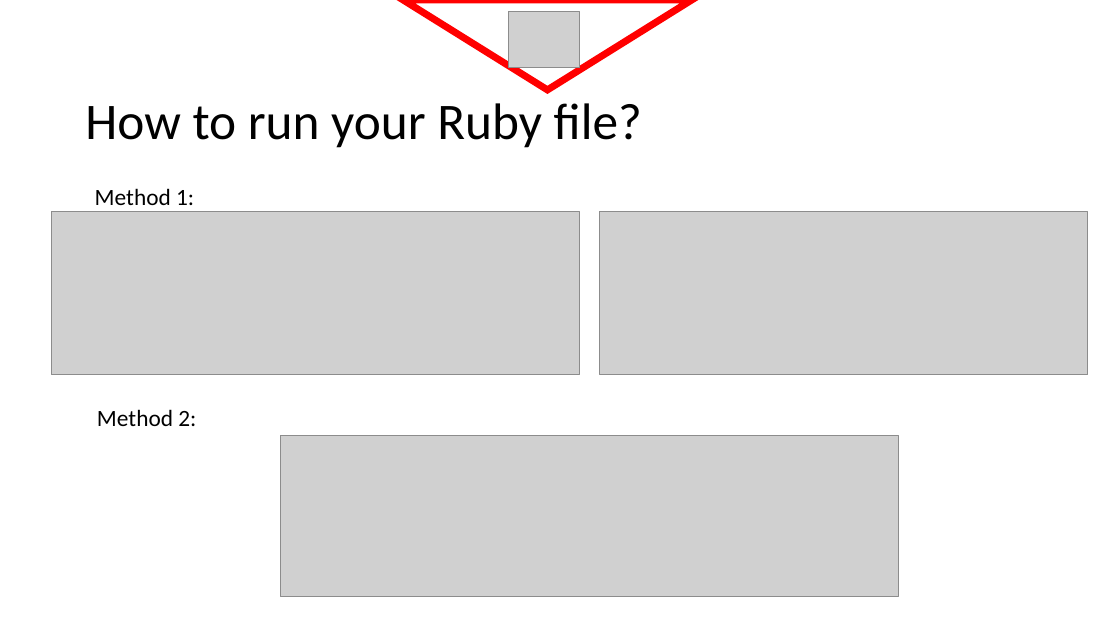
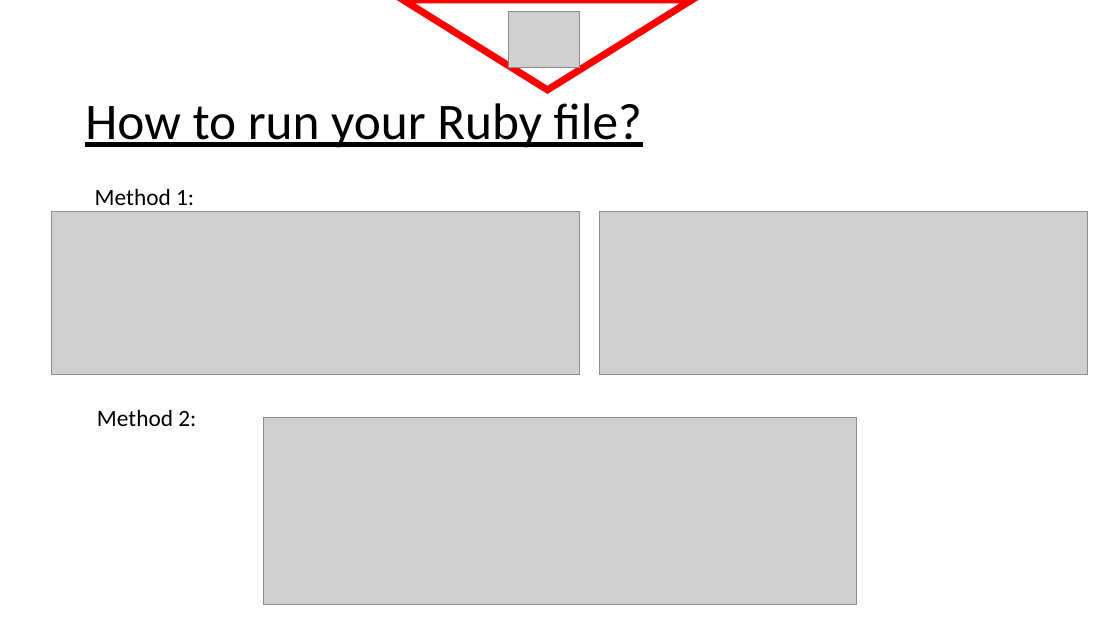
Before and after one commit to ritesh93kumar/ritrep, a slide deck: slide 4 of Ruby Programming Language.pptx. Drawn at 1120x630 pixels with LibreOffice and Linux fonts; fonts in the diff are those of the drawing; grey boxes stand for pictures. Boxes give left, top, right and bottom in pixels: in the first picture for what was removed or moved away, otherwise in the second. Text is boxed around its words. In the diff, an @@ line names an element or a change of style, - is before the commit and + after.

```diff
--- a/Ruby Programming Language.pptx
+++ b/Ruby Programming Language.pptx
@@ title "How to run your Ruby ..." at box(85, 103, 642, 148): underline on @@
@@ picture: place and size @@
-picture at box(281, 436, 899, 597)
+picture at box(264, 418, 856, 605)
```
Also in this commit, not shown: 26 other slides changed, 1 slide added, 1 slide removed.
